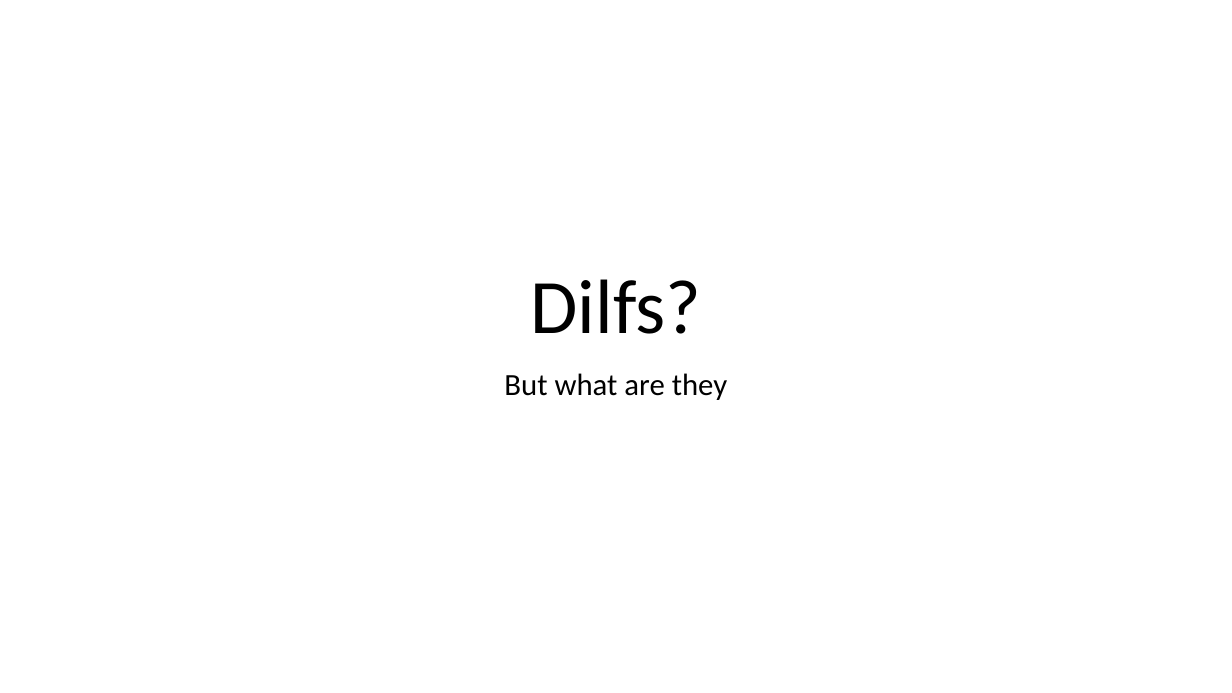
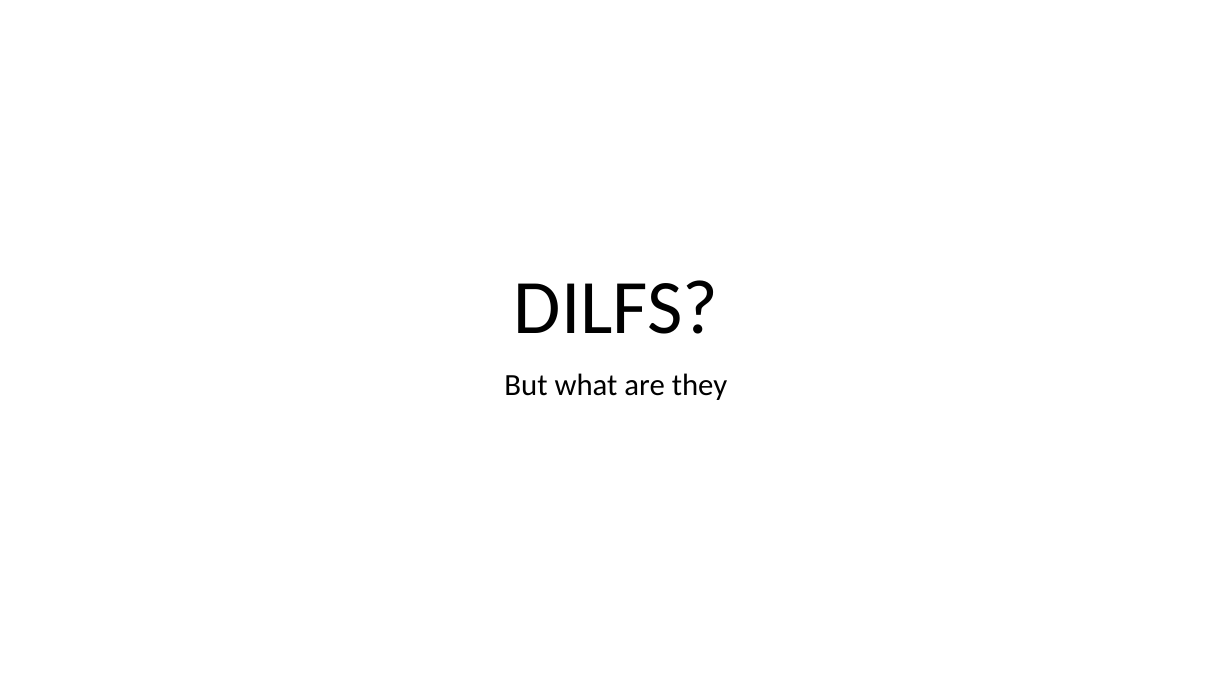
Before and after one commit to csmith1188/docpacs2122, a slide deck: slide 1 of docpac_mar18/Presentation.pptx. Drawn at 1232x693 pixels with LibreOffice and Linux fonts; fonts in the diff are those of the drawing. Boxes give left, top, right and bottom in pixels: in the first picture for what was removed or moved away, otherwise in the second. Text is boxed around its words. In the diff, an @@ line names an element or a change of style, - is before the commit and + after.

```diff
--- a/docpac_mar18/Presentation.pptx
+++ b/docpac_mar18/Presentation.pptx
@@ title at box(514, 280, 718, 334): text changed @@
-Dilfs?
+DILFS?
```
Also in this commit, not shown: 2 other slides changed, 4 slides added.
